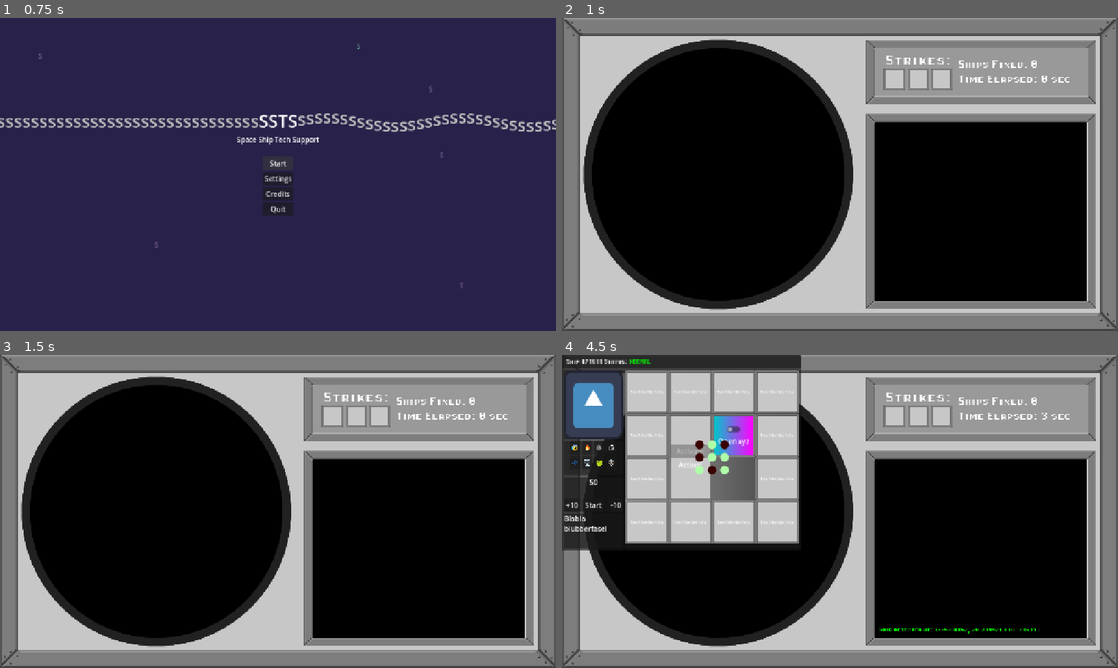
Above: before the commit, frames 1-4 (two rows, left to right).
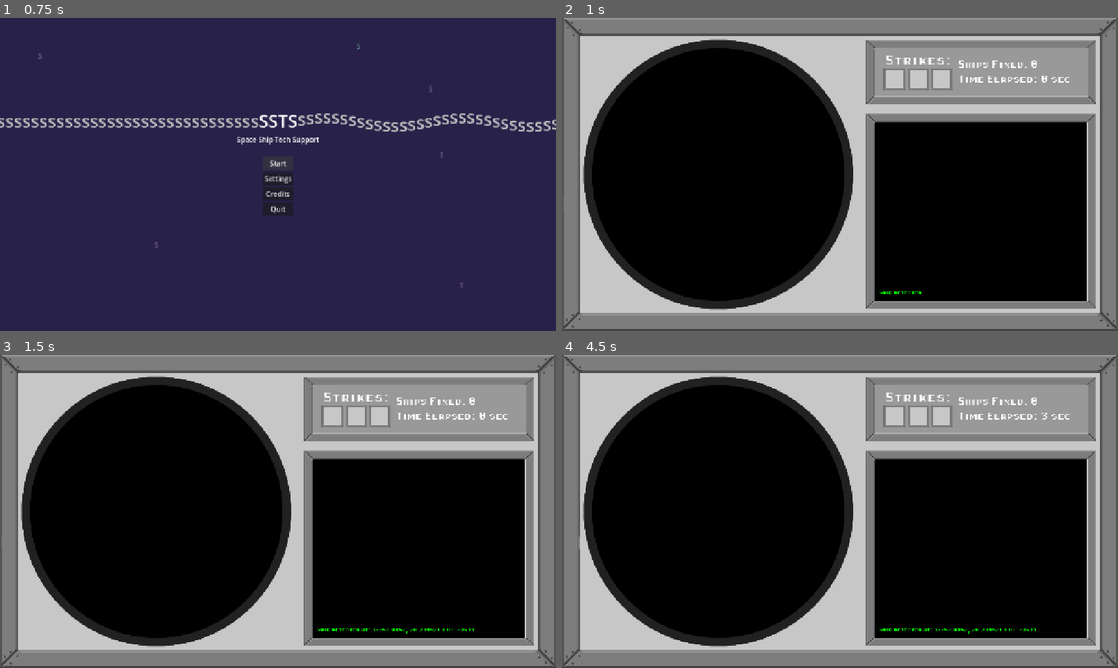
Above: after the commit, the same moments.

Repository: MisterIXI/godot-wildjam-98
Game: Godot game, scene res://scenes/menu/main_menu.tscn
Two runs of this game, one before a commit and one after it. Both use one fixed random seed, a clock stepped at 60 frames per second and the inputs below. The engine's default icon, where the game draws it, is replaced by a stand-in: a white triangle on a blue panel in a dark square. Sound files missing from this copy of the repository are replaced by a short silence.
Inputs (mouse positions are in pixels of both pictures, inside the frame that each line leads up to):
- Up to frame 1 (0.75 s): click "Start" at 0.5 s
- Up to frame 2 (1 s): no input
- Up to frame 3 (1.5 s): tap Enter at 1.25 s; move the mouse to (400, 495) at 1.27 s; press the mouse at (400, 495) at 1.28 s
- Up to frame 4 (4.5 s): release the mouse at (962, 495) at 2 s; drag from (728, 527) to (812, 574) at 2.02 s; tap Space at 2.75, 4.25 s; move the mouse to (895, 442) at 2.77 s; press the mouse at (895, 442) at 2.78 s; release the mouse at (895, 442) at 3.5 s; tap Enter at 3.5 s; drag from (812, 574) to (673, 464) at 3.52 s; drag from (567, 542) to (867, 511) at 4.27 s

Frame 1 is identical in both runs. In frame 2, less than 0.1% of the frame differs, in the area x 57-65%, y 87-89%; in frame 3, 0.1%; in frame 4, 22%, in the area x 0-43%, y 0-63%.

Commit message:
faster ship spawn

Diff:
--- a/space-ship-support/scenes/game_loop/game_manager.gd
+++ b/space-ship-support/scenes/game_loop/game_manager.gd
@@ -7,7 +7,7 @@
 var time_elapsed: float = 0.0
 var mistakes: int = 0
 var game_active: bool = true
-var time_to_next_ship: float = 3.0
+var time_to_next_ship: float = 0.0
 
 @export var settings: GameSettings
 @export var radar: Radar
